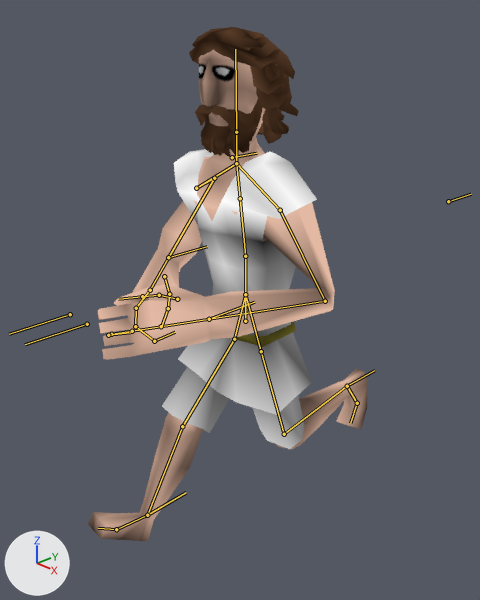
Renders of the Blender file SIsyphus.blend from each side of a commit.
Both versions are drawn from a camera (50 mm lens) standing at (1.223, -1.181, 1.42) and looking at (-0.031, 0.007, 0.695). Lighting does not change. The marker at lower left points along +X, +Y and +Z. Both versions are drawn at frame 9 of the action 'Run'; the numbers are the values there. The bones that bend it are drawn over the model as lines.

The first picture shows 'Beard', 'Belt', 'Body', 'Hair', 'Head', 'Pant', 'Toga'.
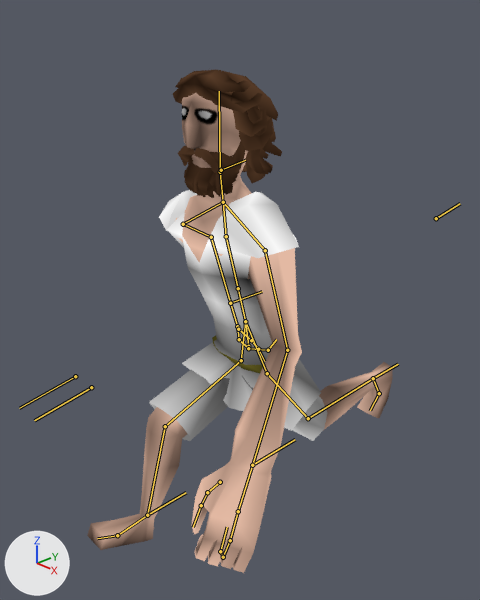
Where the change shows, as pixel boxes (x1, y1, x2, y2) in the pictures (480 x 600 px):
'Body', posed (9% wider): before (88, 153, 368, 541); after (87, 191, 393, 573)
'Toga', posed (13% wider, 9% shorter): before (174, 149, 317, 415); after (159, 190, 321, 431)
'Hair', posed: before (189, 27, 299, 144); after (173, 70, 282, 183)
'Head', posed: before (199, 50, 265, 158); after (182, 93, 249, 198)
'Pant', posed: before (162, 367, 305, 449); after (149, 370, 327, 441)
'Beard', posed: before (195, 99, 263, 157); after (178, 141, 246, 198)
bone 'root', root to tip: before (245, 294) to (245, 321); after (245, 322) to (248, 346)
bone 'spine', root to tip: before (245, 294) to (245, 256); after (245, 321) to (238, 288)
bone 'chest', root to tip: before (245, 256) to (240, 198); after (238, 288) to (226, 236)
bone 'upperChest', root to tip: before (240, 198) to (236, 163); after (226, 236) to (223, 202)
bone 'neck', root to tip: before (236, 163) to (236, 132); after (223, 202) to (220, 172)
bone 'head', root to tip: before (236, 132) to (235, 49); after (220, 172) to (219, 91)
bone 'foot.control.l', root to tip: before (347, 386) to (374, 370); after (373, 378) to (398, 364)
bone 'hand.control.l', root to tip: before (209, 319) to (254, 302); after (252, 465) to (295, 439)
bone 'hand.control.r', root to tip: before (168, 257) to (207, 246); after (230, 303) to (262, 291)

The edits, one by one:
Bone 'root' (bone_root) moves from (0.0, 0.074, 0.0) to (0.0, 0.157, 0.0).
Bone 'root' (bone_root) turns from (0, 0, 0) to (9, 0, 0) degrees about its own x, y and z.
Bone 'spine' (bone_spine) turns from (0, 0, 0) to (0, 0, 6) degrees about its own x, y and z.
Bone 'chest' (bone_chest) turns from (0, 0, 7) to (0, 0, 0) degrees about its own x, y and z.
Bone 'upperChest' (bone_upperchest) turns from (0, 0, 0) to (0, 0, -9) degrees about its own x, y and z.
Bone 'neck' (bone_neck) turns from (0, 0, -7) to (0, 0, 0) degrees about its own x, y and z.
Bone 'head' (bone_head) turns from (0, 0, 0) to (0, 0, -6) degrees about its own x, y and z.
Bone 'foot.control.l' (bone_foot_control_l) moves from (0.267, 0.36, -0.006) to (0.24, 0.503, -0.005).
Bone 'hand.control.l' (bone_hand_control_l) moves from (0.549, -0.254, 0.307) to (0.389, -0.263, 0.631).
Bone 'hand.control.r' (bone_hand_control_r) moves from (-0.39, -0.038, 0.313) to (-0.39, 0.213, 0.536).
